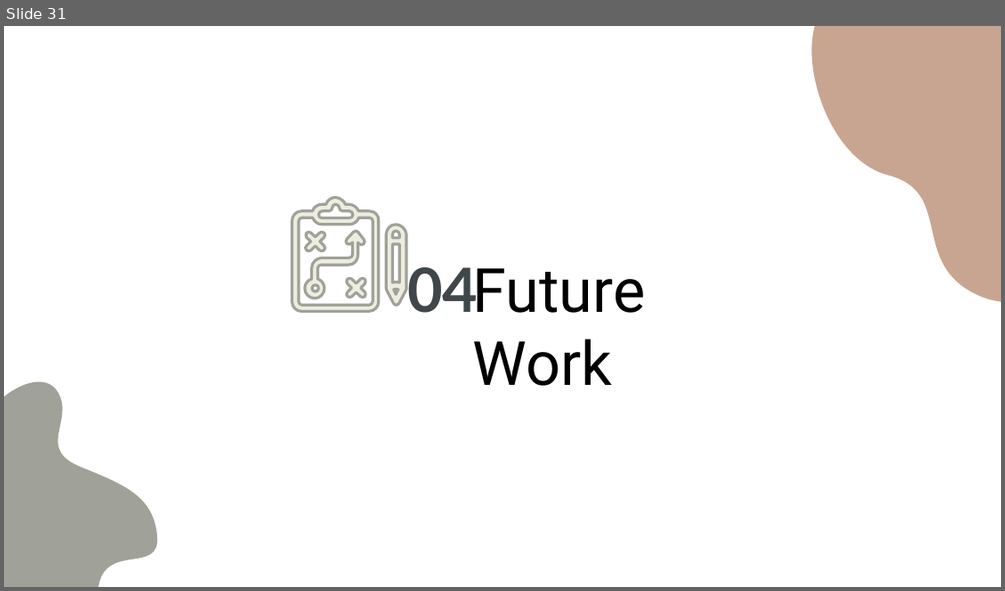
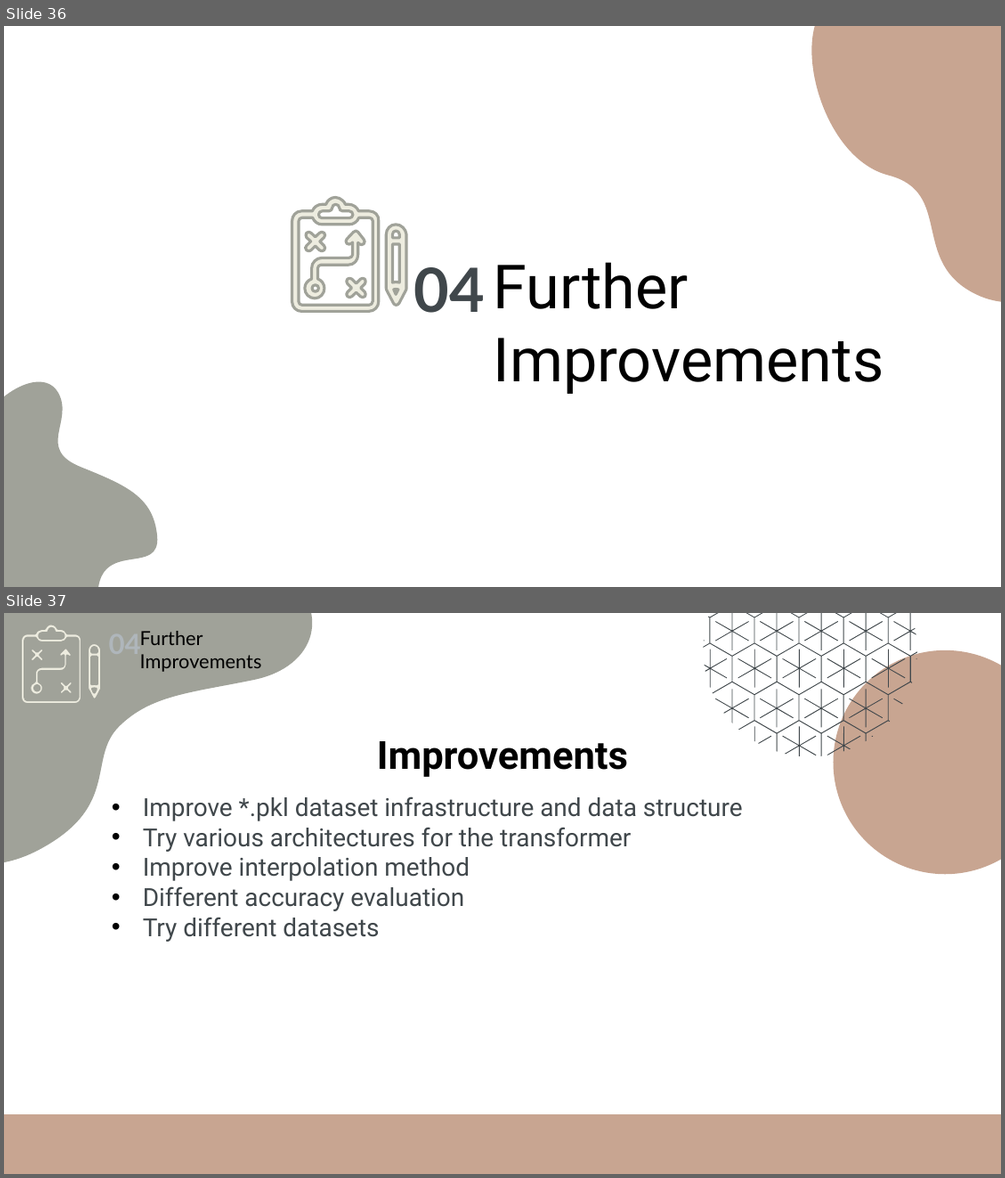
Before and after one commit to kariander1/FaceRecognition, a slide deck: Final Presentation.pptx. Shown one above the other, each under a label of ours: slide 31 before the commit, slides 36 and 37 after it. The pictures are 1005x591 and 1005x1178 pixels, drawn with LibreOffice and Linux fonts; fonts in the diff are those of the drawing. Boxes give left, top, right and bottom in pixels: in the first picture for what was removed or moved away, otherwise in the second. Text is boxed around its words. In the diff, an @@ line names an element or a change of style, - is before the commit and + after.

```diff
--- a/Final Presentation.pptx
+++ b/Final Presentation.pptx
@@ slide 37 added at [4,613,1001,1174], background #FFFFFF @@
@@ freeform shape added at [4,613,334,891], fill #A0A299 @@
@@ text added at [109,627,141,660], 20 pt, text #AFB6BB, bold @@
+04
@@ text added at [140,631,262,672], 14 pt, text #000000 @@
+Further Improvements
@@ group added at [21,624,102,705]: 5 freeform shapes @@
@@ ellipse added at [833,649,1001,873], fill #C8A591 @@
@@ text added at [377,741,628,777], 28 pt, text #000000, bold @@
+Improvements
@@ group added at [703,613,917,756]: 23 freeform shapes @@
@@ text added at [143,796,743,941], 18 pt, text #40474B @@
+• Improve *.pkl dataset infrastructure and data structure
+  • Try various architectures for the transformer
+  • Improve interpolation method
+  • Different accuracy evaluation
+  • Try different datasets
@@ rectangle added at [102,973,226,1103], fill #FFFFFF @@
@@ freeform shape added at [4,1114,1001,1174], fill #C8A591 @@
@@ what was slide 31 is now slide 36 @@
@@ slide 36 changed as well @@
@@ title "04" rewrapped from [407,259,477,313] to [414,267,485,313] @@
@@ subtitle at [494,262,884,394]: text changed @@
-Future Work
+Further Improvements
```
Also in this commit, not shown: 30 other slides changed, 3 other slides added, 2 slides removed, 3 other files.
